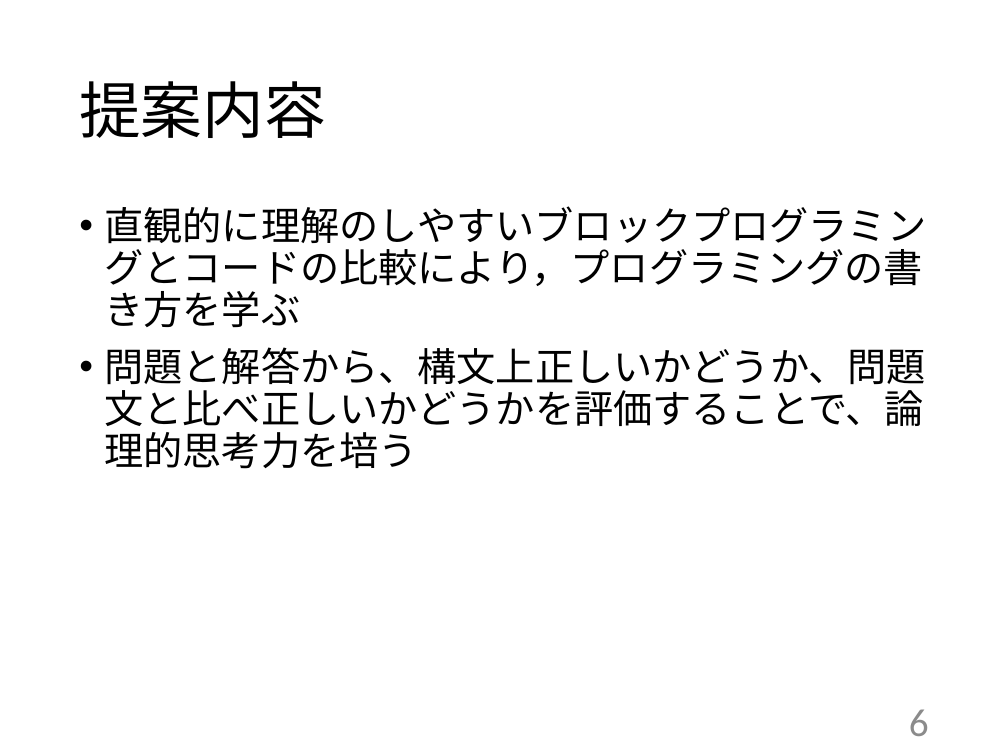
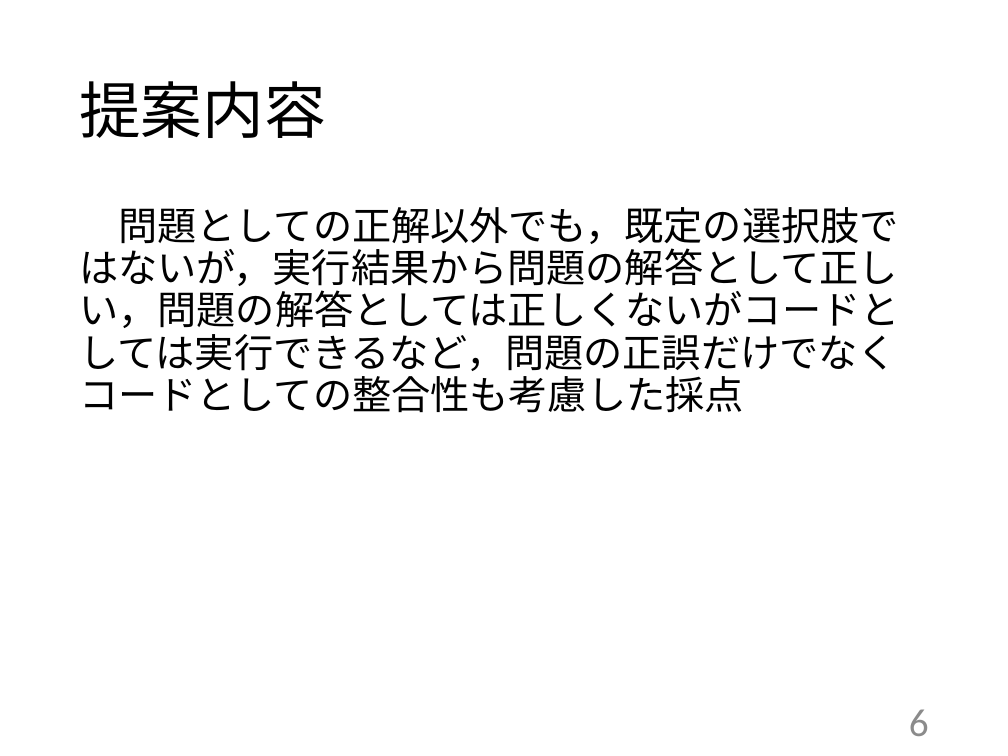
Before and after one commit to kait-takanolab/1821121-shimaoka-thesis, a slide deck: slide 6 of 1821121_shimaoka_sotsuken.pptx. Drawn at 1008x756 pixels with LibreOffice and Linux fonts; fonts in the diff are those of the drawing. Boxes give left, top, right and bottom in pixels: in the first picture for what was removed or moved away, otherwise in the second. Text is boxed around its words. In the diff, an @@ line names an element or a change of style, - is before the commit and + after.

```diff
--- a/1821121_shimaoka_sotsuken.pptx
+++ b/1821121_shimaoka_sotsuken.pptx
@@ text at [79, 207, 899, 413]: text changed @@
-• 直観的に理解のしやすいブロックプログラミングとコードの比較により，プログラミングの書き方を学ぶ
-• 問題と解答から、構文上正しいかどうか、問題文と比べ正しいかどうかを評価することで、論理的思考力を培う
+問題としての正解以外でも，既定の選択肢ではないが，実行結果から問題の解答として正しい，問題の解答としては正しくないがコードとしては実行できるなど，問題の正誤だけでなくコードとしての整合性も考慮した採点
```
Also in this commit, not shown: 4 other slides changed, 2 slides added, 2 other files.
